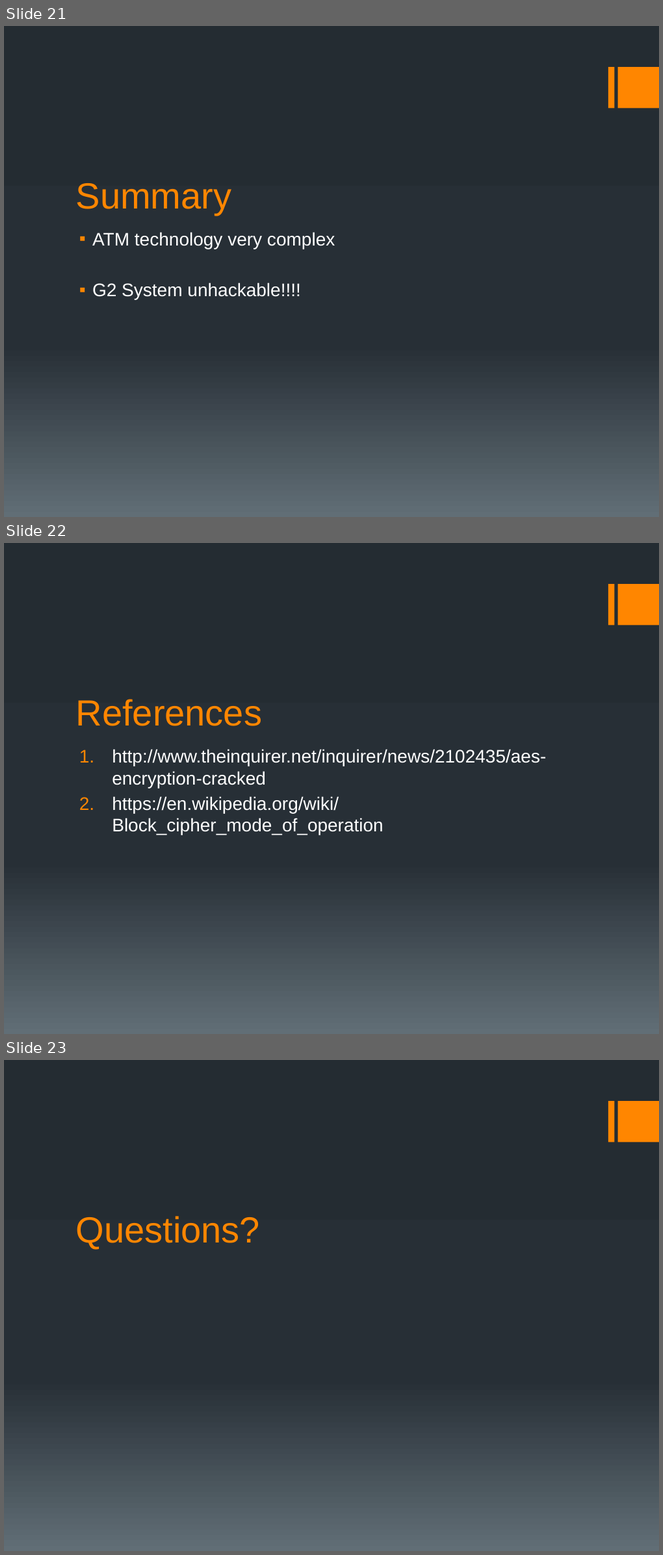
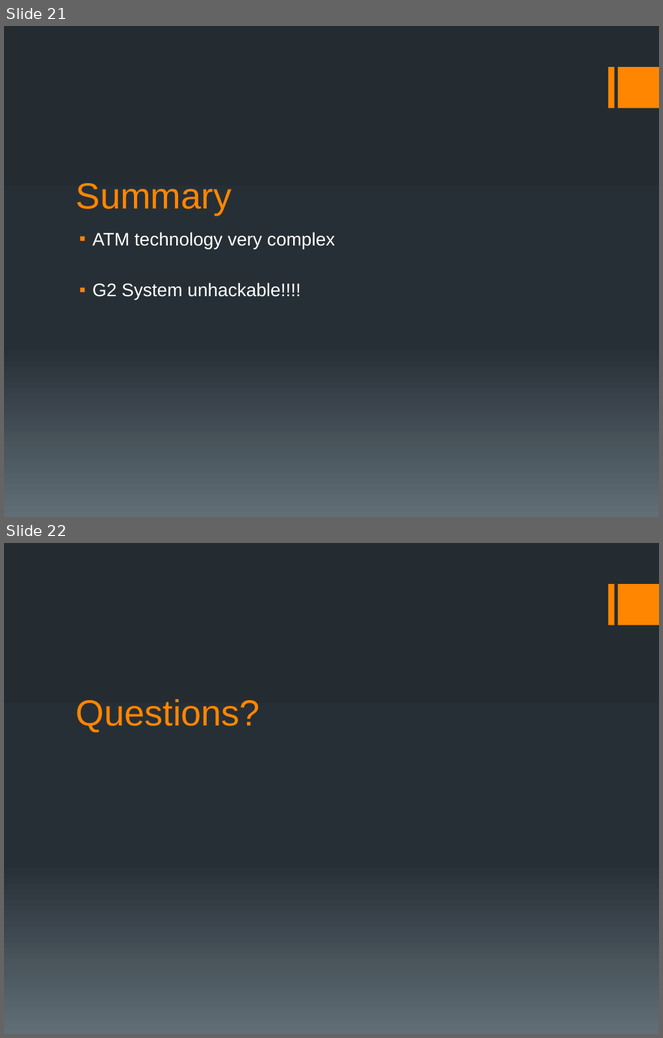
Before and after one commit to avr6130/ATM-BANK, a slide deck: deliverables/G2 Bank and ATM System.pptx. Shown one above the other, each under a label of ours: slides 21, 22 and 23 before the commit, slides 21 and 22 after it. The pictures are 663x1555 and 663x1038 pixels, drawn with LibreOffice and Linux fonts; fonts in the diff are those of the drawing. Boxes give left, top, right and bottom in pixels: in the first picture for what was removed or moved away, otherwise in the second. Text is boxed around its words. In the diff, an @@ line names an element or a change of style, - is before the commit and + after.

```diff
--- a/deliverables/G2 Bank and ATM System.pptx
+++ b/deliverables/G2 Bank and ATM System.pptx
@@ slide 22 removed at (4,543,659,1034), background gradient #242C33 to #273037 to #636D76; not listed: 2 template elements that a slide beside it also shows @@
@@ title removed at (76,699,262,726) @@
-References
@@ text removed at (112,749,546,835) @@
-1. http://www.theinquirer.net/inquirer/news/2102435/aes-encryption-cracked
-2. https://en.wikipedia.org/wiki/Block_cipher_mode_of_operation
@@ what was slide 23 is now slide 22 @@
```
Also in this commit, not shown: 5 slides changed, 1 other file.
